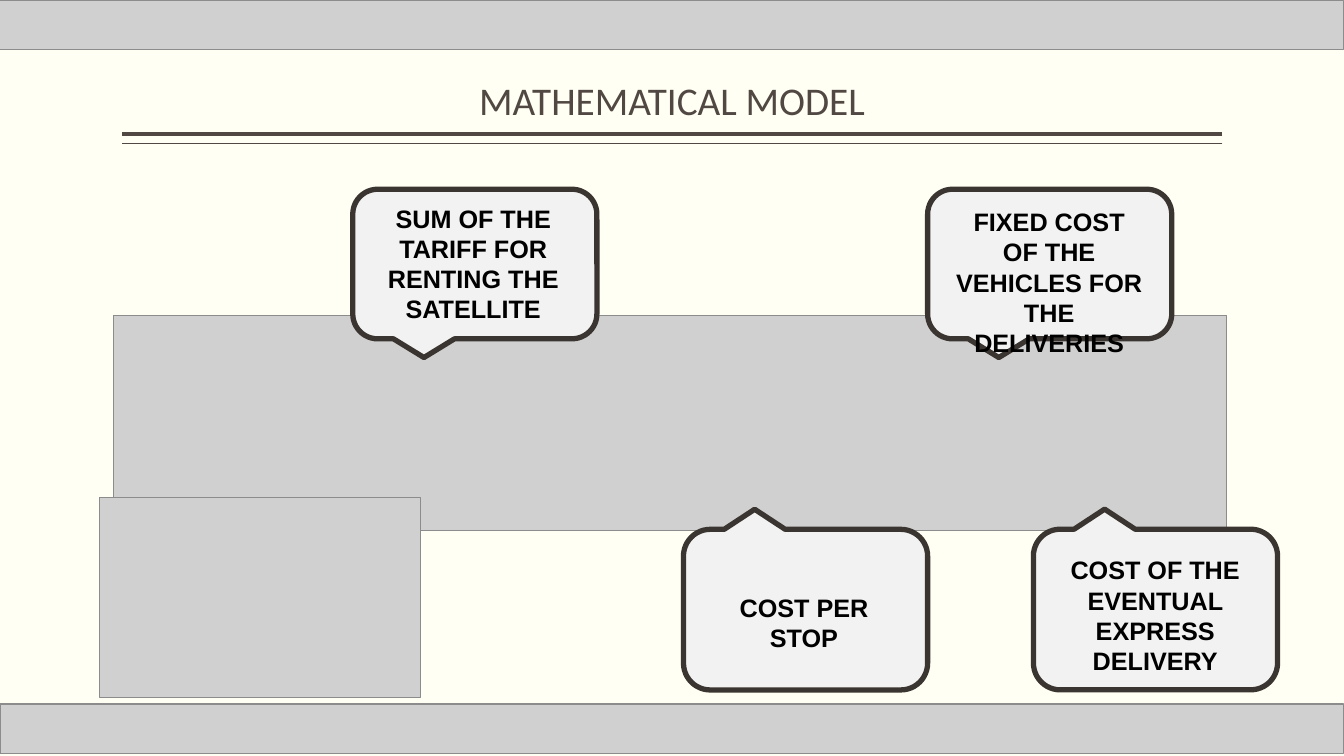
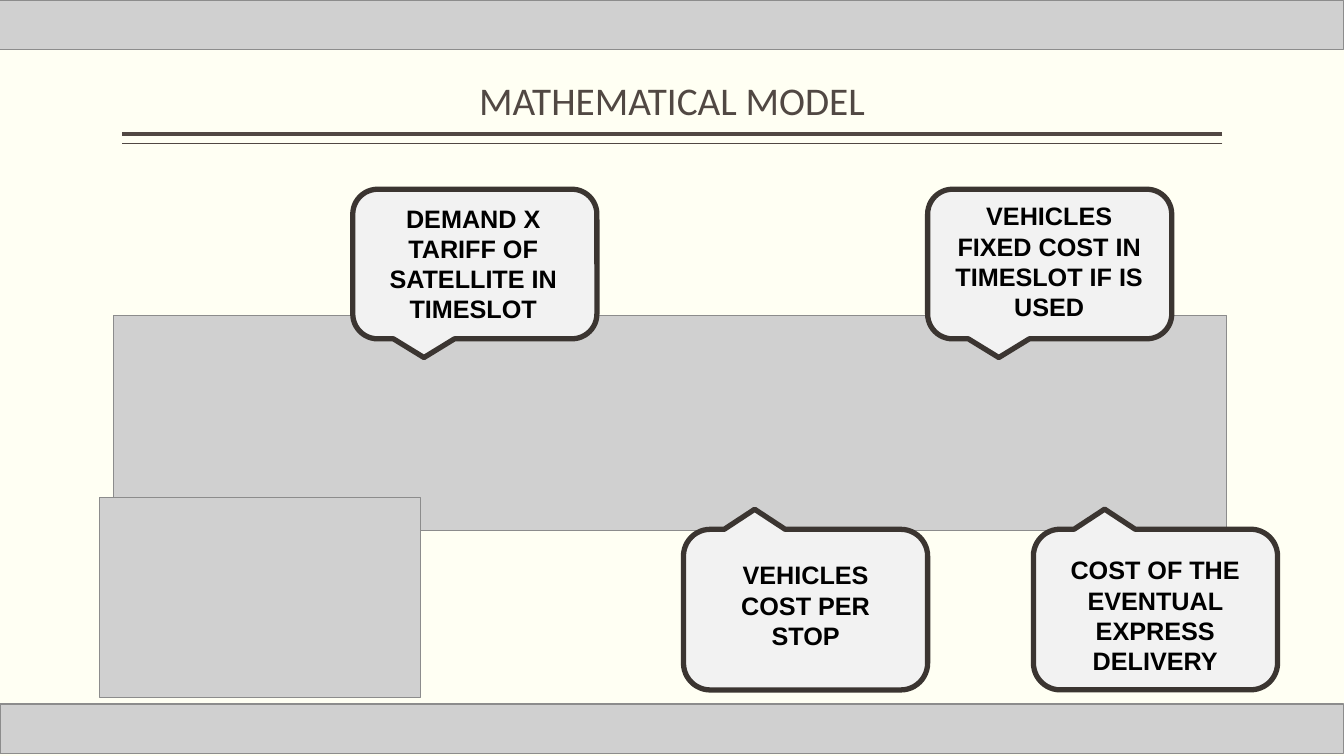
Before and after one commit to averanes/BinPackingProblem, a slide deck: slide 4 of bpdmo_greedy.pptx. Drawn at 1344x756 pixels with LibreOffice and Linux fonts; fonts in the diff are those of the drawing; grey boxes stand for pictures. Boxes give left, top, right and bottom in pixels: in the first picture for what was removed or moved away, otherwise in the second. Text is boxed around its words. In the diff, an @@ line names an element or a change of style, - is before the commit and + after.

```diff
--- a/bpdmo_greedy.pptx
+++ b/bpdmo_greedy.pptx
@@ text at [955, 207, 1143, 317]: text changed @@
-FIXED COST OF THE VEHICLES FOR THE DELIVERIES
+VEHICLES FIXED COST IN TIMESLOT IF IS USED
@@ text at [390, 210, 557, 319]: text changed @@
-SUM OF THE TARIFF FOR RENTING THE SATELLITE
+DEMAND X TARIFF OF SATELLITE IN TIMESLOT
@@ text at [741, 566, 870, 646]: text changed @@
-COST PER STOP
+VEHICLES COST PER STOP
```
Also in this commit, not shown: 2 other slides changed, 3 slides added, 2 slides removed.
